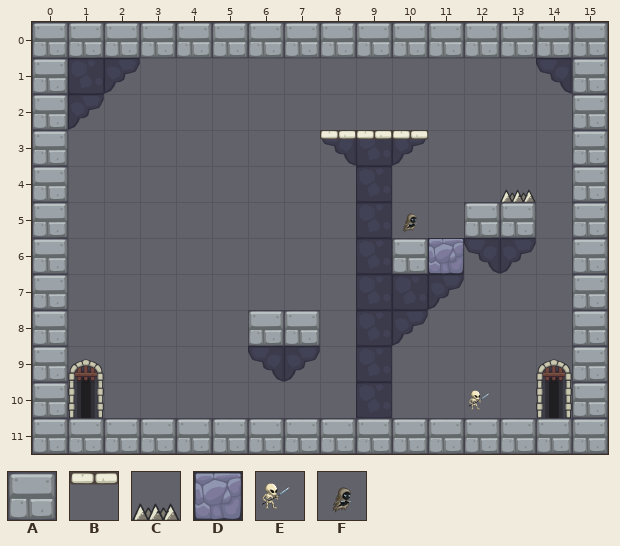
Two versions of a level (Tiled map, assets/maps/world1/level_01.tmx). Above, as it was before the edit.
Cells are 128x128 px. Shown: x 0..15, y 0..11.
Key: from "dungeon_tiles": A 1 "02", B 14 "bridge", C 32 "spikes", D 41 "02"; from "enemy": E 2 "enemy", F 4 "enemy".
_ is an empty cell.
Objects are placed by their top-left corner, in cells (3,4 is the top-left corner of cell 3,4); size is 1x1 cell unless given.
Layers that did not change in this view are not listed.
Layer "collision" before, first column x 0:
 0 AAAAAAAAAAAAAAAA
 1 A______________A
 2 A______________A
 3 A_______BBB____A
 4 A____________C_A
 5 A___________AA_A
 6 A_________AD___A
 7 A______________A
 8 A_____AA_______A
 9 A______________A
10 A______________A
11 AAAAAAAAAAAAAAAA
Objects on layer "objects" before:
F "enemy" at 10,5
E "enemy" at 12,10
After:
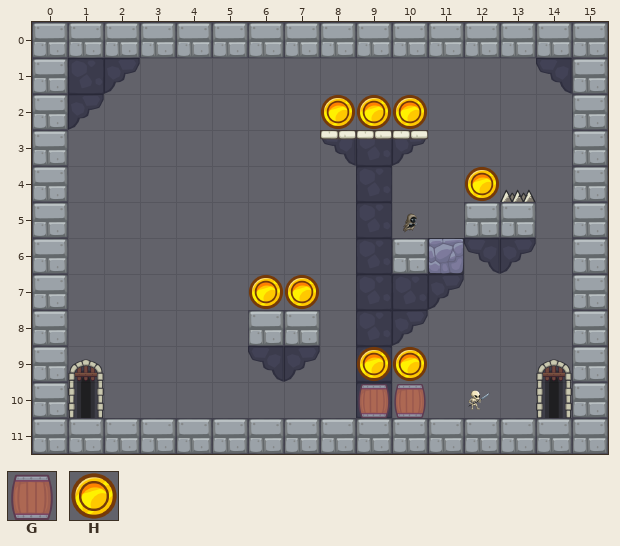
Further tiles: from "dungeon_tiles": G 56 "bg-barrel"; from "items": H 12 "coin".
Diff:
{"where": "layer \"collision\""}
{"y":10,"x":9,"old":"__","new":"GG"}
{"where": "layer \"objects\""}
{"now": "H \"coin\" at 8,2"}
{"now": "H \"coin\" at 9,2"}
{"now": "H \"coin\" at 10,2"}
{"now": "H \"coin\" at 12,4"}
{"now": "H \"coin\" at 6,7"}
{"now": "H \"coin\" at 7,7"}
{"now": "H \"coin\" at 9,9"}
{"now": "H \"coin\" at 10,9"}
